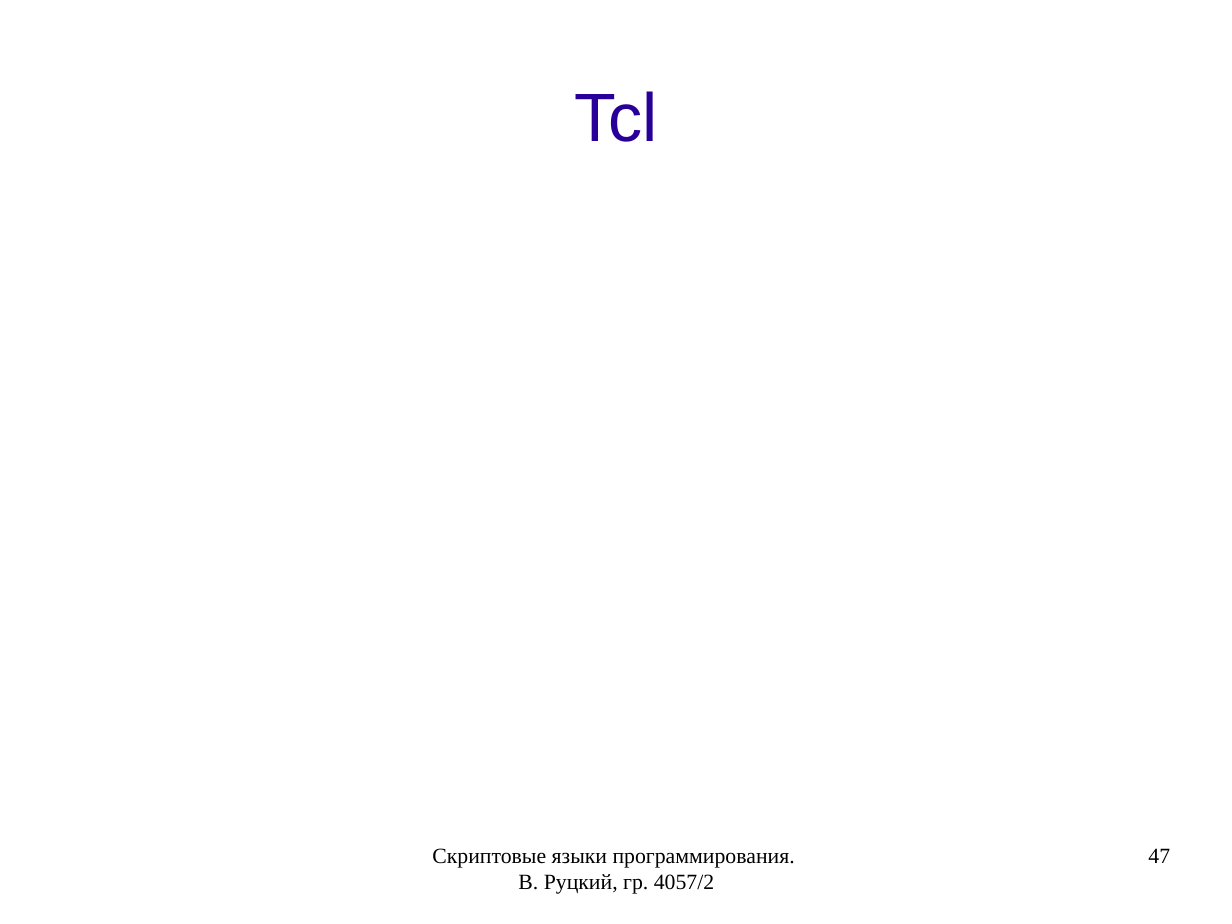
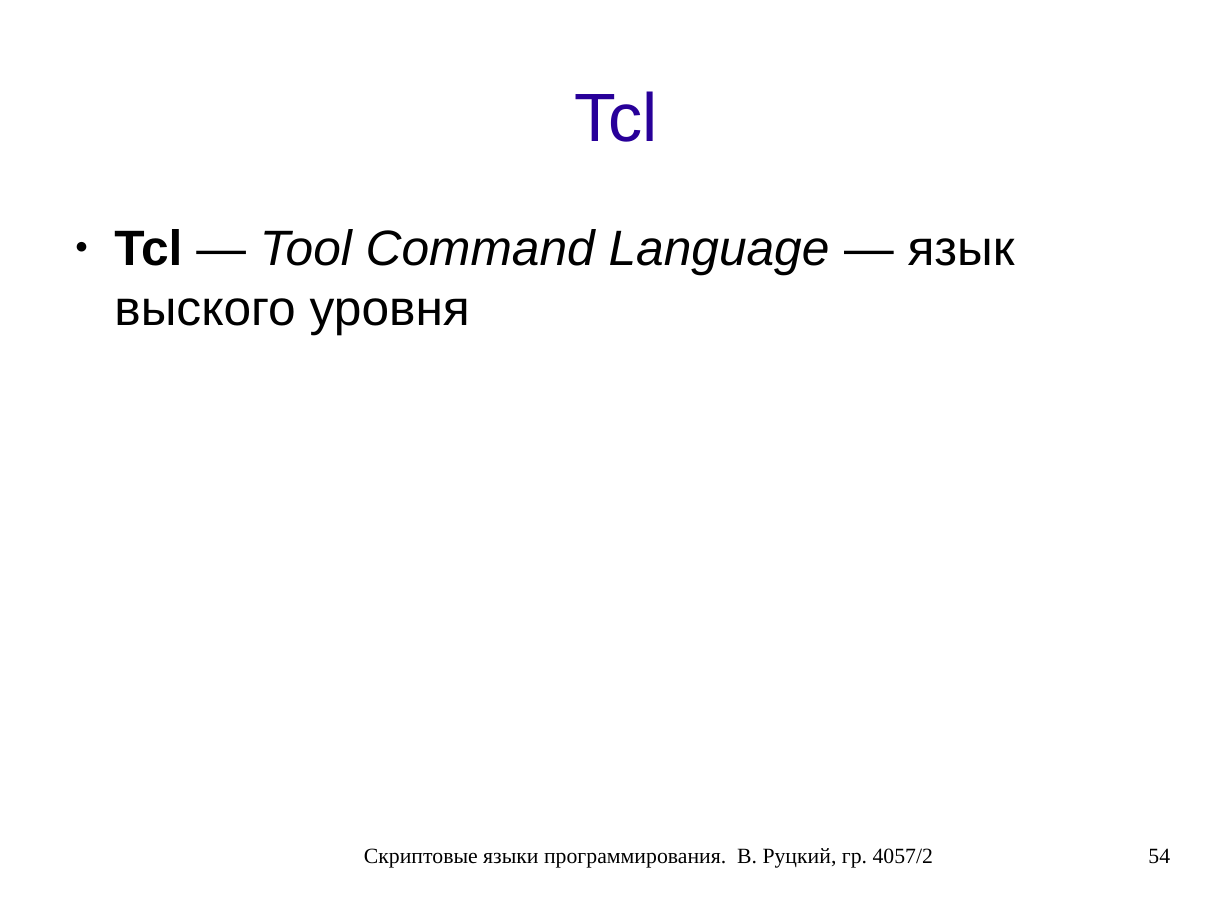
Before and after one commit to rutsky/semester07, a slide deck: slide 54 of Operation_systems/scripting_languages/40572_Rutsky_Scripting_languages.odp (slide 47 before the commit). Drawn at 1232x924 pixels with LibreOffice and Linux fonts; fonts in the diff are those of the drawing. Boxes give left, top, right and bottom in pixels: in the first picture for what was removed or moved away, otherwise in the second. Text is boxed around its words. In the diff, an @@ line names an element or a change of style, - is before the commit and + after.

```diff
--- a/Operation_systems/scripting_languages/40572_Rutsky_Scripting_languages.odp
+++ b/Operation_systems/scripting_languages/40572_Rutsky_Scripting_languages.odp
@@ text added at (x1=114, y1=229, x2=1015, y2=335), 32 pt, text #000000 @@
+● Tcl — Tool Command Language — язык выского уровня
@@ text "Скриптовые языки программирования. В. Руцкий, ..." rewrapped from (x1=432, y1=848, x2=795, y2=894) to (x1=364, y1=848, x2=933, y2=868) @@
@@ page number removed at (x1=1148, y1=848, x2=1170, y2=863) @@
-47
@@ page number added at (x1=1148, y1=848, x2=1170, y2=864), 14 pt, text #000000 @@
+54
```
Also in this commit, not shown: 54 other slides changed, 7 slides added.
